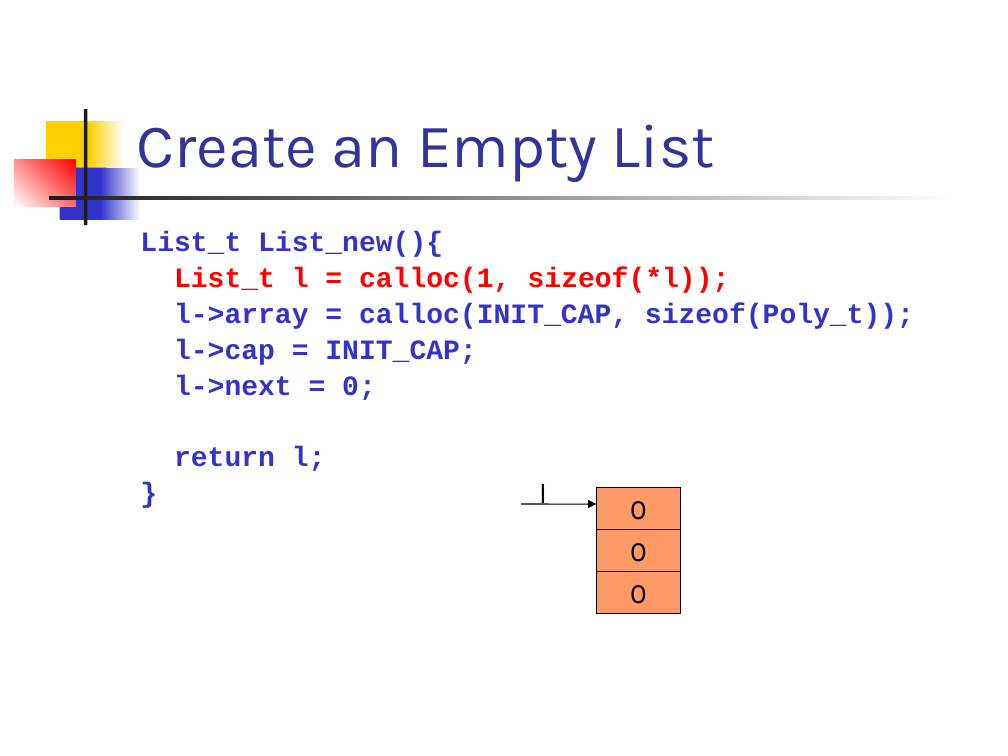
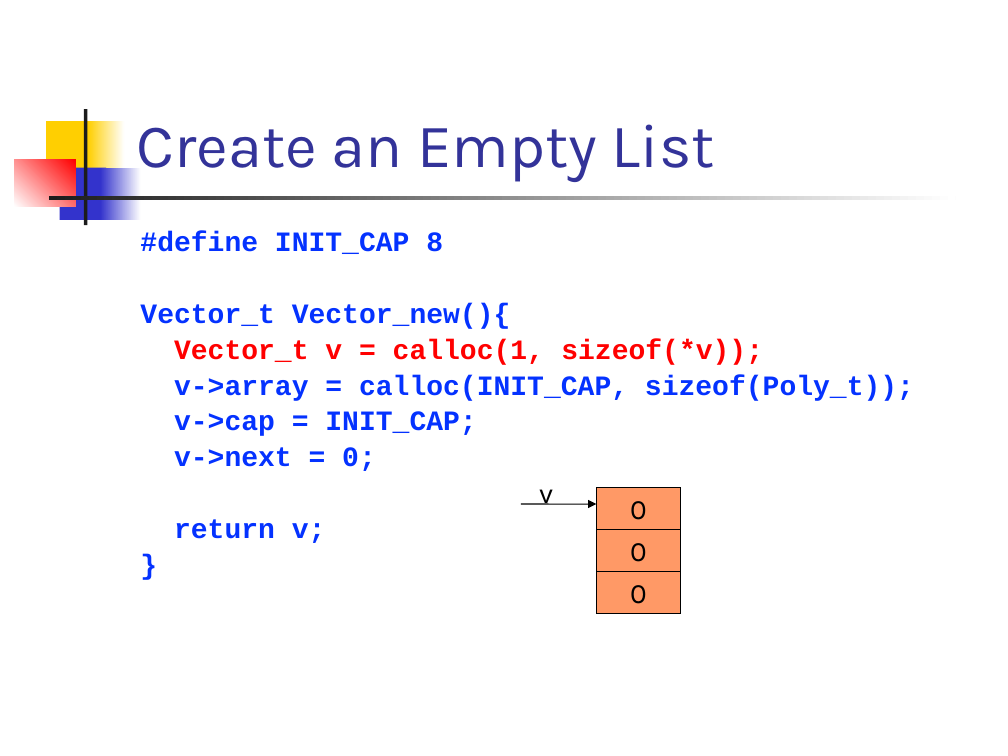
Before and after one commit to csslab-ustc/csslab-ustc.github.io, a slide deck: slide 14 of courses/sysprog/slides/lec11-vector.pptx (slide 13 before the commit). Drawn at 1008x756 pixels with LibreOffice and Linux fonts; fonts in the diff are those of the drawing. Boxes give left, top, right and bottom in pixels: in the first picture for what was removed or moved away, otherwise in the second. Text is boxed around its words. In the diff, an @@ line names an element or a change of style, - is before the commit and + after.

```diff
--- a/courses/sysprog/slides/lec11-vector.pptx
+++ b/courses/sysprog/slides/lec11-vector.pptx
@@ text "#define INIT_CAP 8" at [140,231,914,543]: text colour #3333CC to #0432FF in "}" @@
@@ text at [140,231,914,543]: text changed; text colour #3333CC to #0432FF @@
-List_t List_new(){
-List_t l = calloc(1, sizeof(*l));
-l->array = calloc(INIT_CAP, sizeof(Poly_t));
-l->cap = INIT_CAP;
-l->next = 0;
-return l;
+#define INIT_CAP 8
+Vector_t Vector_new(){
+Vector_t v = calloc(1, sizeof(*v));
+v->array = calloc(INIT_CAP, sizeof(Poly_t));
+v->cap = INIT_CAP;
+v->next = 0;
+return v;
@@ text at [539,489,553,505]: text changed @@
-l
+v
```
Also in this commit, not shown: 25 other slides changed, 1 slide added.
